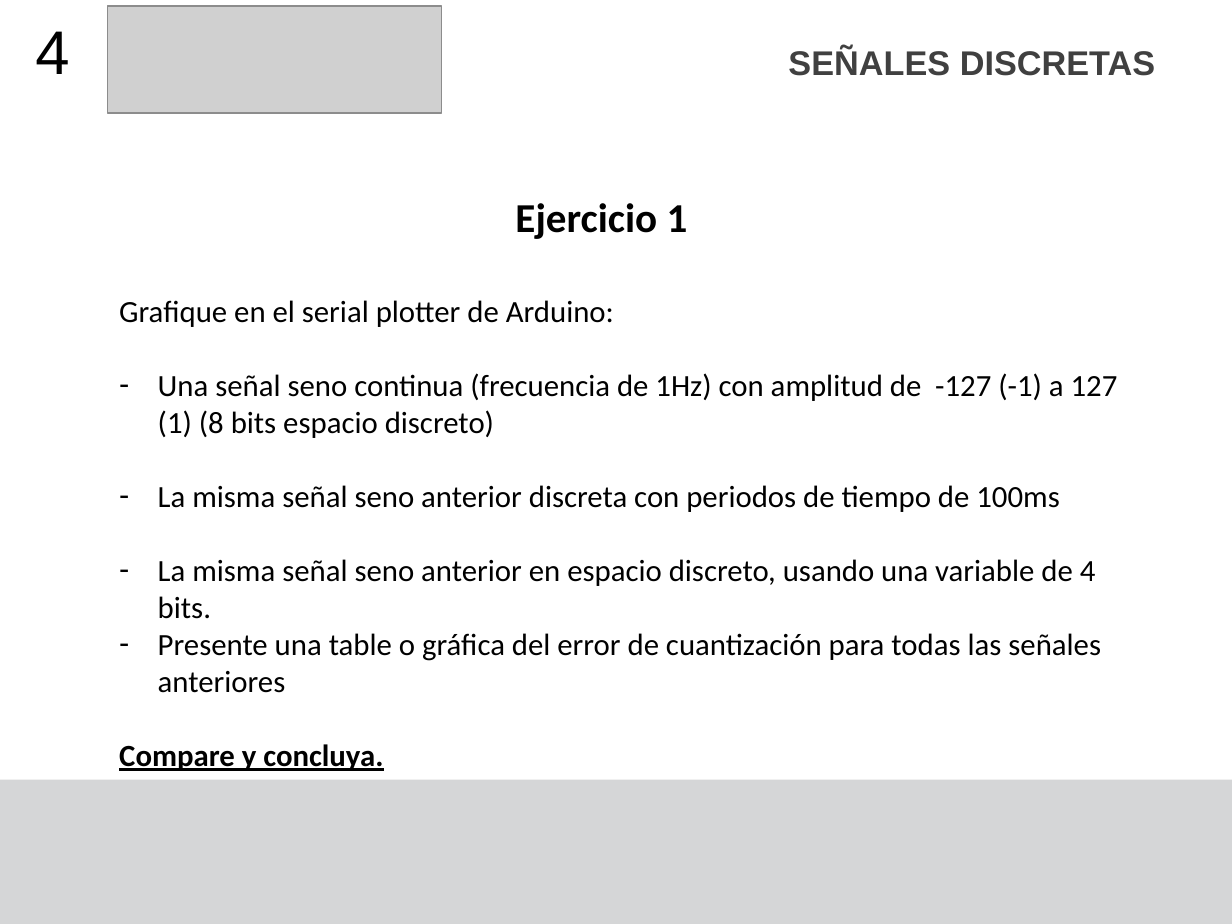
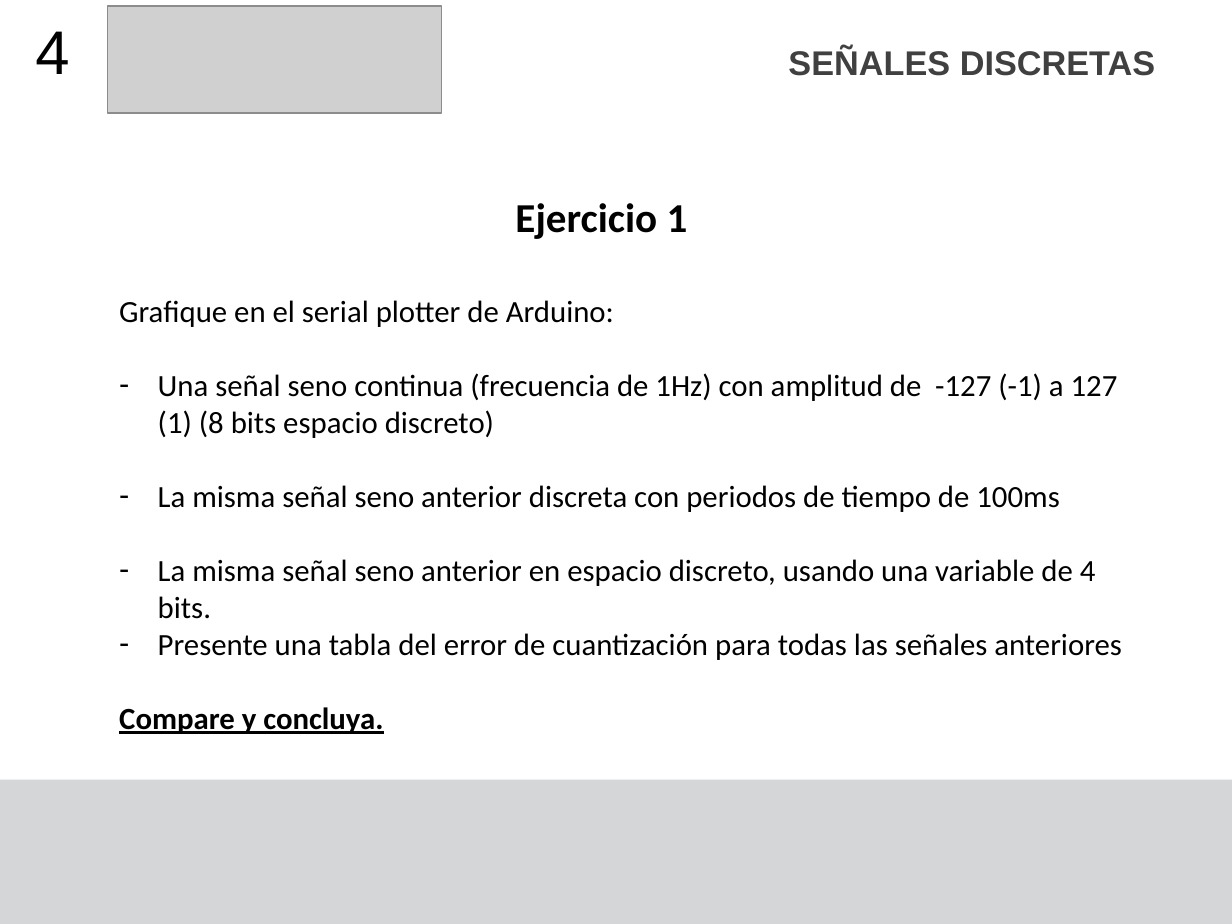
Before and after one commit to F4bian1012/Sistemas-de-Control-II---Ingenier-a-Mecatr-nica, a slide deck: slide 4 of Sesión_1/Actividad.pptx. Drawn at 1232x924 pixels with LibreOffice and Linux fonts; fonts in the diff are those of the drawing; grey boxes stand for pictures. Boxes give left, top, right and bottom in pixels: in the first picture for what was removed or moved away, otherwise in the second. Text is boxed around its words. In the diff, an @@ line names an element or a change of style, - is before the commit and + after.

```diff
--- a/Sesión_1/Actividad.pptx
+++ b/Sesión_1/Actividad.pptx
@@ text at [158,633,1122,660]: text changed @@
-– Presente una table o gráfica del error de cuantización para todas las señales anteriores
+– Presente una tabla del error de cuantización para todas las señales anteriores
```
Also in this commit, not shown: 1 other slide changed, 7 other files.
